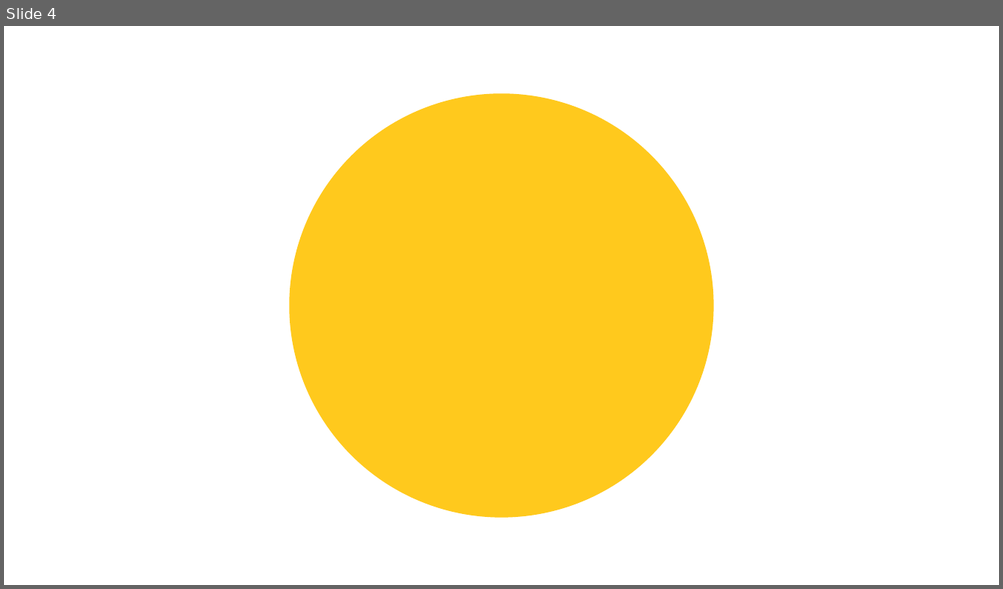
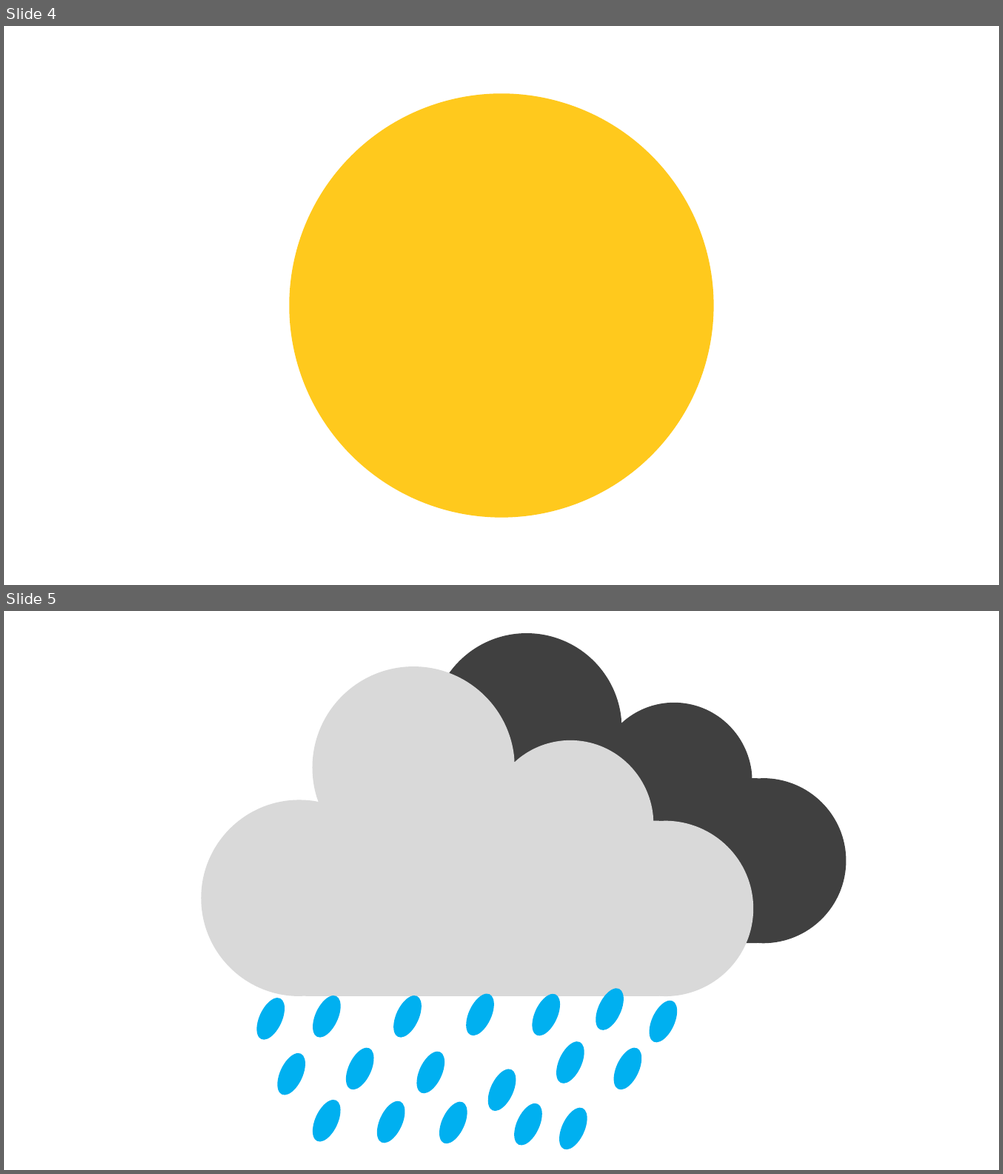
Before and after one commit to Kangnos/WEATHERFLEX, a slide deck: public/Brand-New weather icons/Frame.pptx. Shown one above the other, each under a label of ours: slide 4 before the commit, slides 4 and 5 after it. The pictures are 1003x589 and 1003x1174 pixels, drawn with LibreOffice and Linux fonts; fonts in the diff are those of the drawing. Boxes give left, top, right and bottom in pixels: in the first picture for what was removed or moved away, otherwise in the second. Text is boxed around its words. In the diff, an @@ line names an element or a change of style, - is before the commit and + after.

```diff
--- a/public/Brand-New weather icons/Frame.pptx
+++ b/public/Brand-New weather icons/Frame.pptx
@@ slide 5 added at [4,611,999,1170], background #FFFFFF @@
@@ freeform shape added at [327,633,846,944], fill #404040 @@
@@ freeform shape added at [201,667,753,996], fill #D9D9D9 @@
@@ group added at [251,985,683,1154]: 18 ellipses @@
```
Also in this commit, not shown: 1 other slide added, 2 other files.
